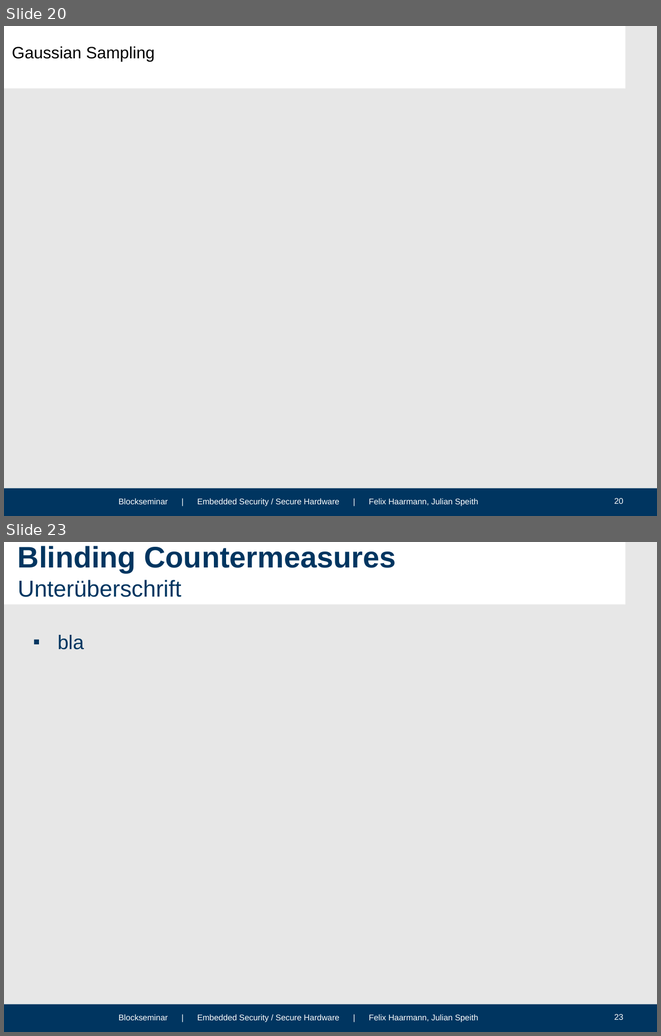
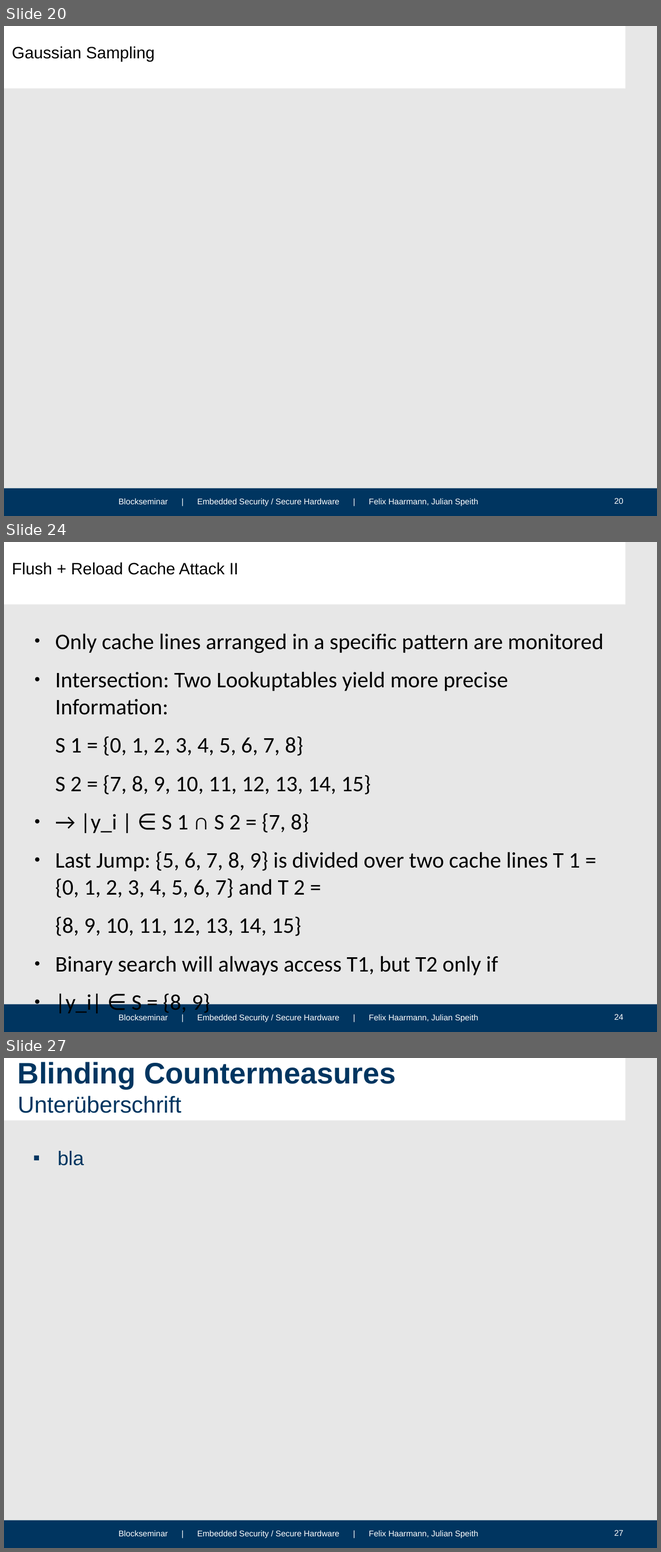
Before and after one commit to HFelixA/emsecseminar, a slide deck: presentation/Felix.odp. Shown one above the other, each under a label of ours: slides 20 and 23 before the commit, slides 20, 24 and 27 after it; the slides between them are not shown. The pictures are 661x1036 and 661x1552 pixels, drawn with LibreOffice and Linux fonts; fonts in the diff are those of the drawing; background and template pictures are left out. Boxes give left, top, right and bottom in pixels: in the first picture for what was removed or moved away, otherwise in the second. Text is boxed around its words. In the diff, an @@ line names an element or a change of style, - is before the commit and + after.

Commit message:
Attack and CDT results

```diff
--- a/presentation/Felix.odp
+++ b/presentation/Felix.odp
@@ slide 24 added at (x1=4, y1=542, x2=657, y2=1032), background #E7E7E7; not listed: 4 template elements that a slide beside it also shows @@
@@ title added at (x1=12, y1=562, x2=238, y2=575), 20 pt, text #000000 @@
+Flush + Reload Cache Attack II
@@ text added at (x1=55, y1=633, x2=603, y2=975), 27.1 pt, text #000000 @@
+● Only cache lines arranged in a specific pattern are monitored
+● Intersection: Two Lookuptables yield more precise Information:
+S 1 = {0, 1, 2, 3, 4, 5, 6, 7, 8}
+S 2 = {7, 8, 9, 10, 11, 12, 13, 14, 15}
+● → |y_i | ∈ S 1 ∩ S 2 = {7, 8}
+● Last Jump: {5, 6, 7, 8, 9} is divided over two cache lines T 1 = {0, 1, 2, 3, 4, 5, 6, 7} and T 2 =
+{8, 9, 10, 11, 12, 13, 14, 15}
+● Binary search will always access T1, but T2 only if
+● |y_i| ∈ S = {8, 9}
@@ what was slide 23 is now slide 27 @@
@@ page number at (x1=614, y1=1530, x2=623, y2=1536): text changed @@
-23
+27
```
Also in this commit, not shown: 2 slides changed, 3 other slides added, 1 other file.
